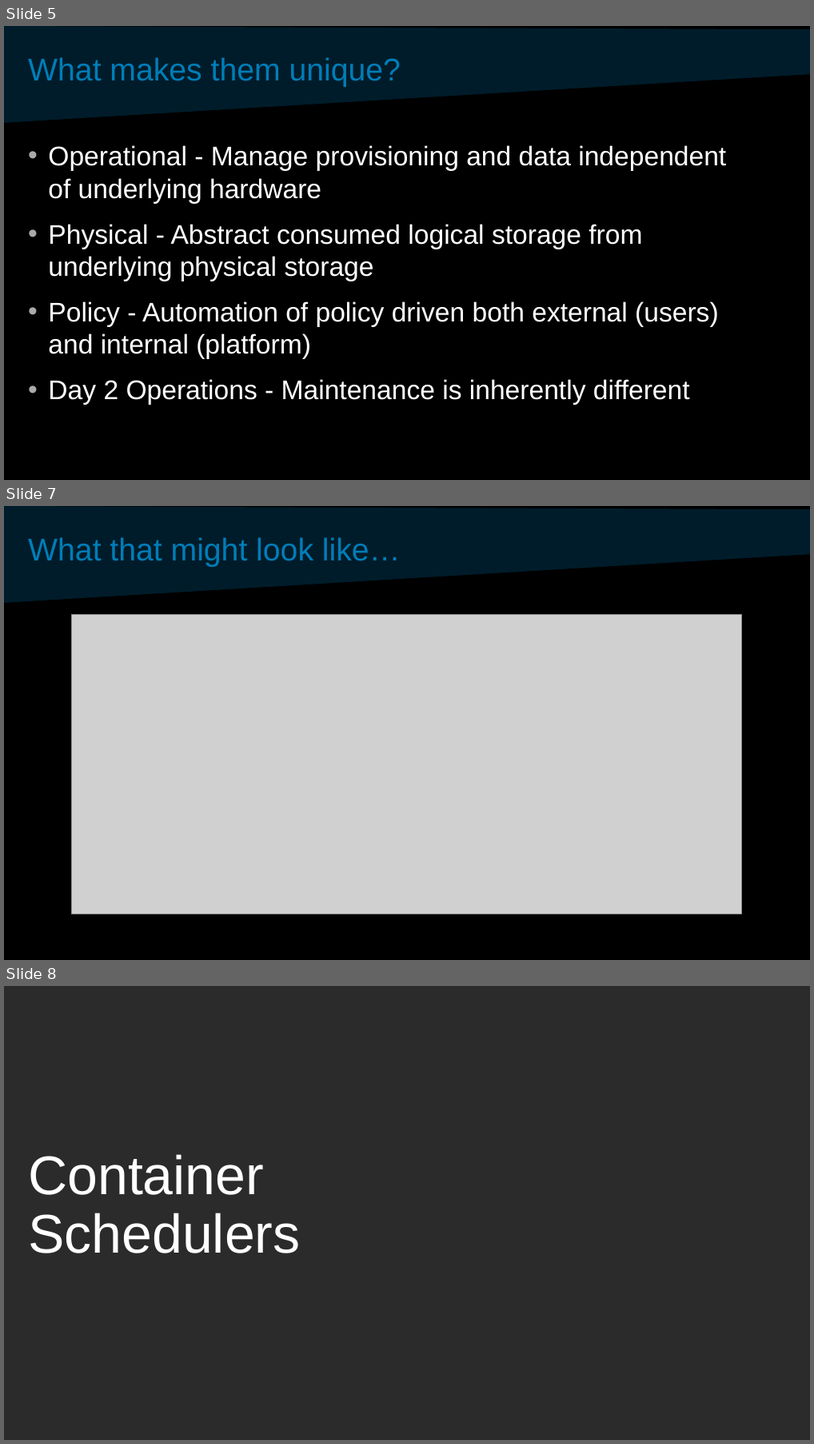
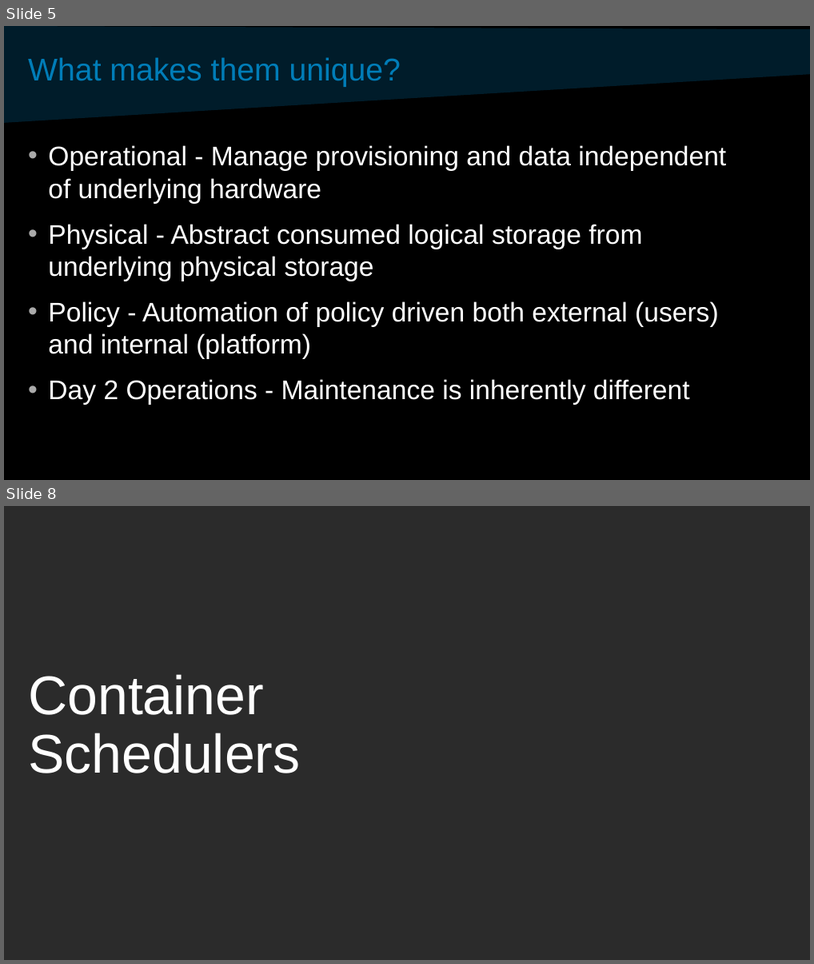
Before and after one commit to davidvonthenen/proposals, a slide deck: 2017_SCALE15/SCaLE-ConSchedAndSDSChangeCloud-PDF.pptx. Shown one above the other, each under a label of ours: slides 5, 7 and 8 before the commit, slides 5 and 8 after it; the slides between them are not shown. The pictures are 814x1444 and 814x964 pixels, drawn with LibreOffice and Linux fonts; fonts in the diff are those of the drawing; grey boxes stand for pictures; background and template pictures are left out; a plain dark background stands for a picture behind light text. Boxes give left, top, right and bottom in pixels: in the first picture for what was removed or moved away, otherwise in the second. Text is boxed around its words. In the diff, an @@ line names an element or a change of style, - is before the commit and + after.

```diff
--- a/2017_SCALE15/SCaLE-ConSchedAndSDSChangeCloud-PDF.pptx
+++ b/2017_SCALE15/SCaLE-ConSchedAndSDSChangeCloud-PDF.pptx
@@ slide 7 removed at (4, 506, 810, 960), background #FFFFFF; not listed: 2 template elements that a slide beside it also shows @@
@@ title removed at (28, 537, 401, 567) @@
-What that might look like…
@@ picture removed at (71, 614, 742, 913) @@
```
Also in this commit, not shown: 2 slides added, 1 other slide removed, 5 other files.
